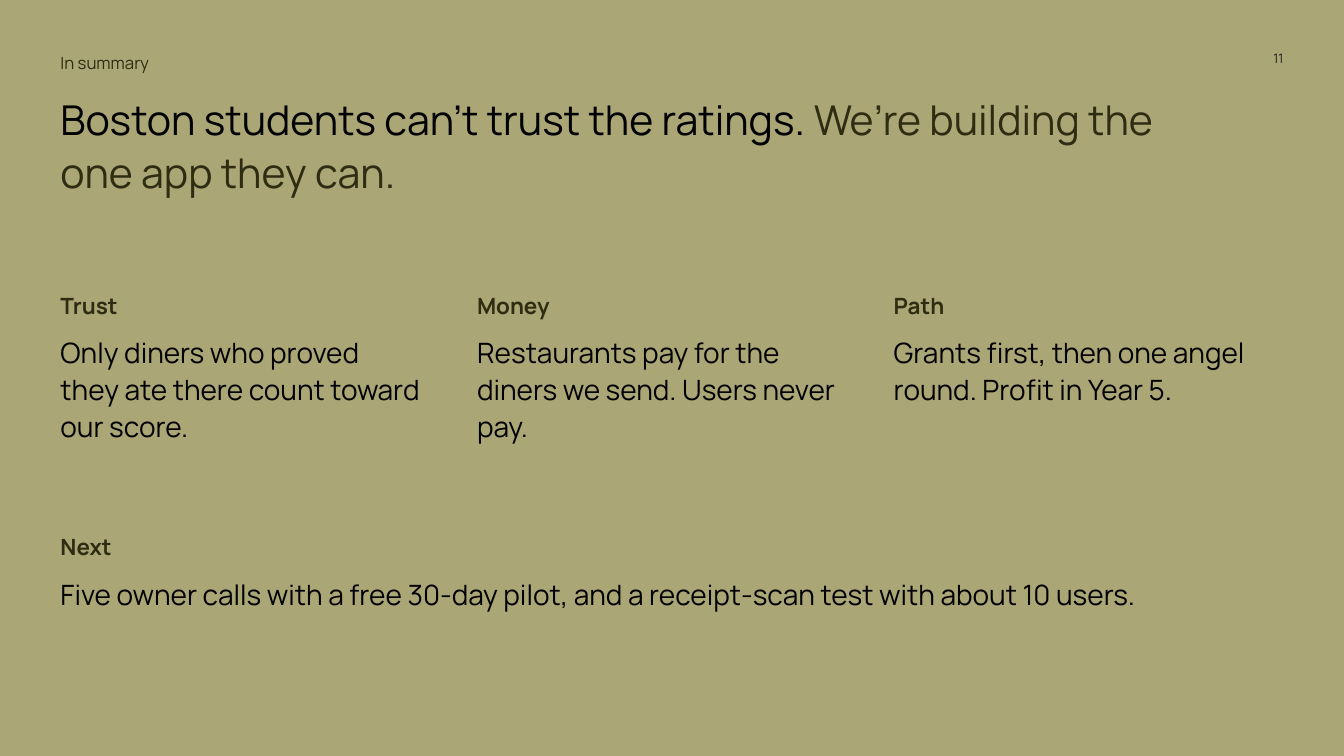
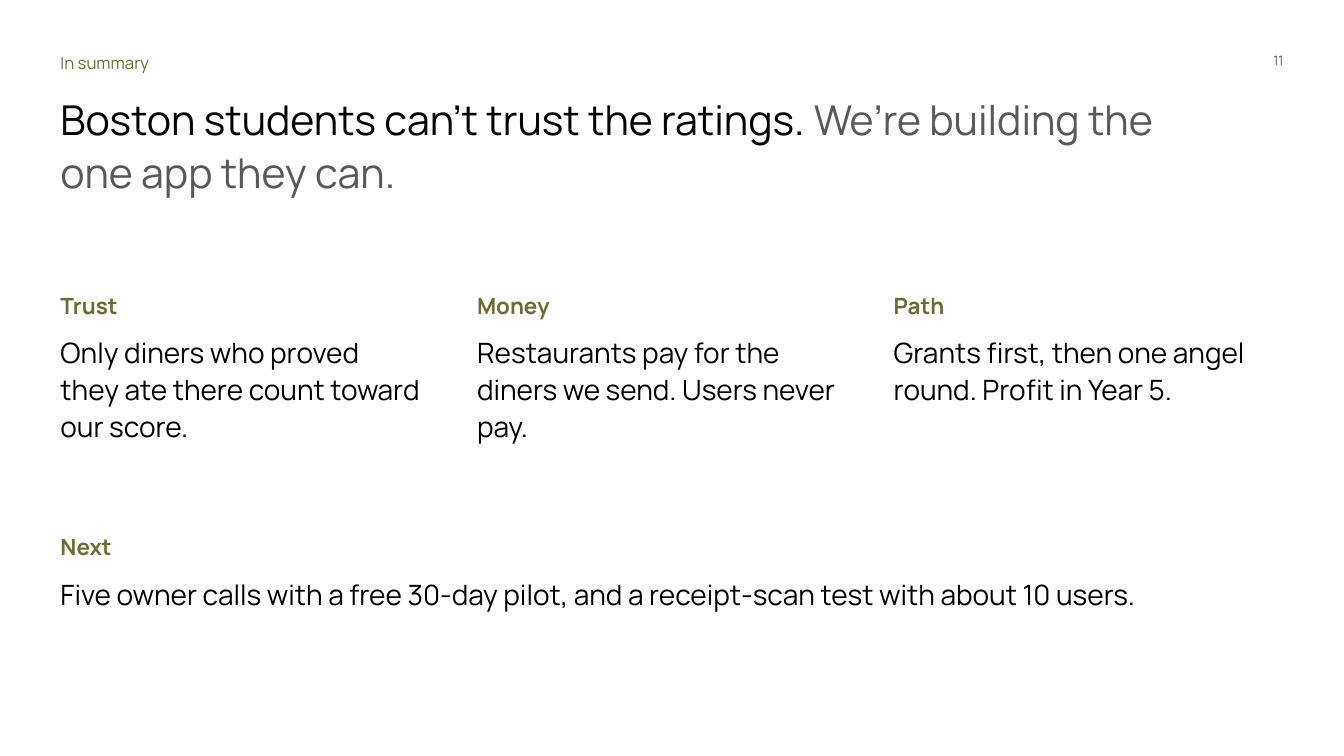
Before and after one commit to Dinguusto/Alex-s-workout-app, a slide deck: slide 11 of ENTR_4501_Gate_2_deck_readable.pptx. Drawn at 1344x756 pixels with LibreOffice and Linux fonts; fonts in the diff are those of the drawing. Boxes give left, top, right and bottom in pixels: in the first picture for what was removed or moved away, otherwise in the second. Text is boxed around its words. In the diff, an @@ line names an element or a change of style, - is before the commit and + after.

```diff
--- a/ENTR_4501_Gate_2_deck_readable.pptx
+++ b/ENTR_4501_Gate_2_deck_readable.pptx
@@ background #AAA676 to #FFFFFF @@
@@ text "11" at [1273, 55, 1283, 65]: text colour #1F1F1F to #595959; line spacing 1 to 1.1 @@
@@ text "Boston students can’t trust the ..." at [60, 105, 1153, 198]: text colour #2E2D12 to #595959 in "We’re building the one app they can." @@
@@ text colour #2E2D12 to #6F6B34 in 5 elements at [60, 57, 149, 73], [60, 298, 117, 315], [477, 298, 550, 320], [894, 298, 945, 315], [60, 539, 111, 556] @@
```
Also in this commit, not shown: 1 other slide changed.
